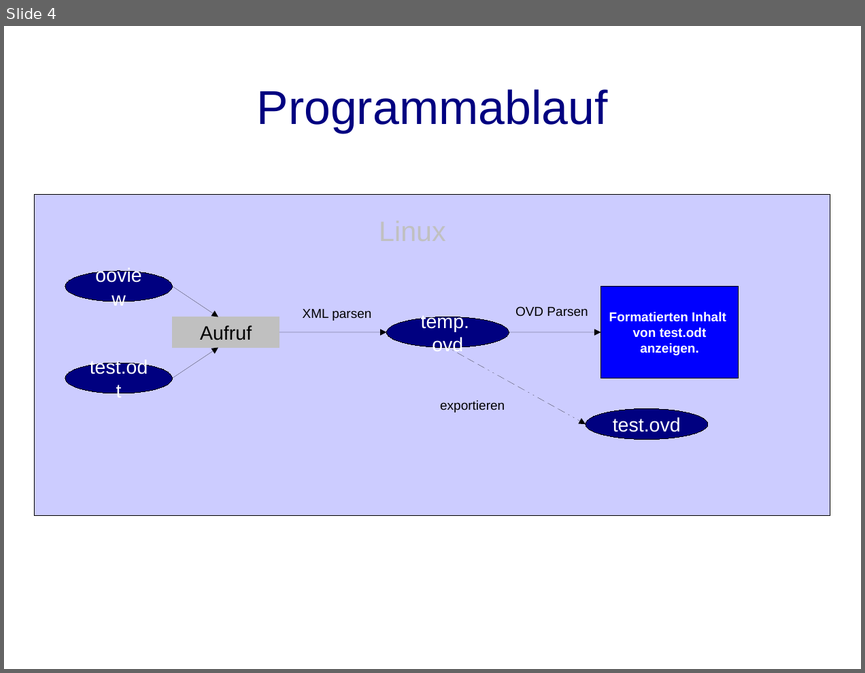
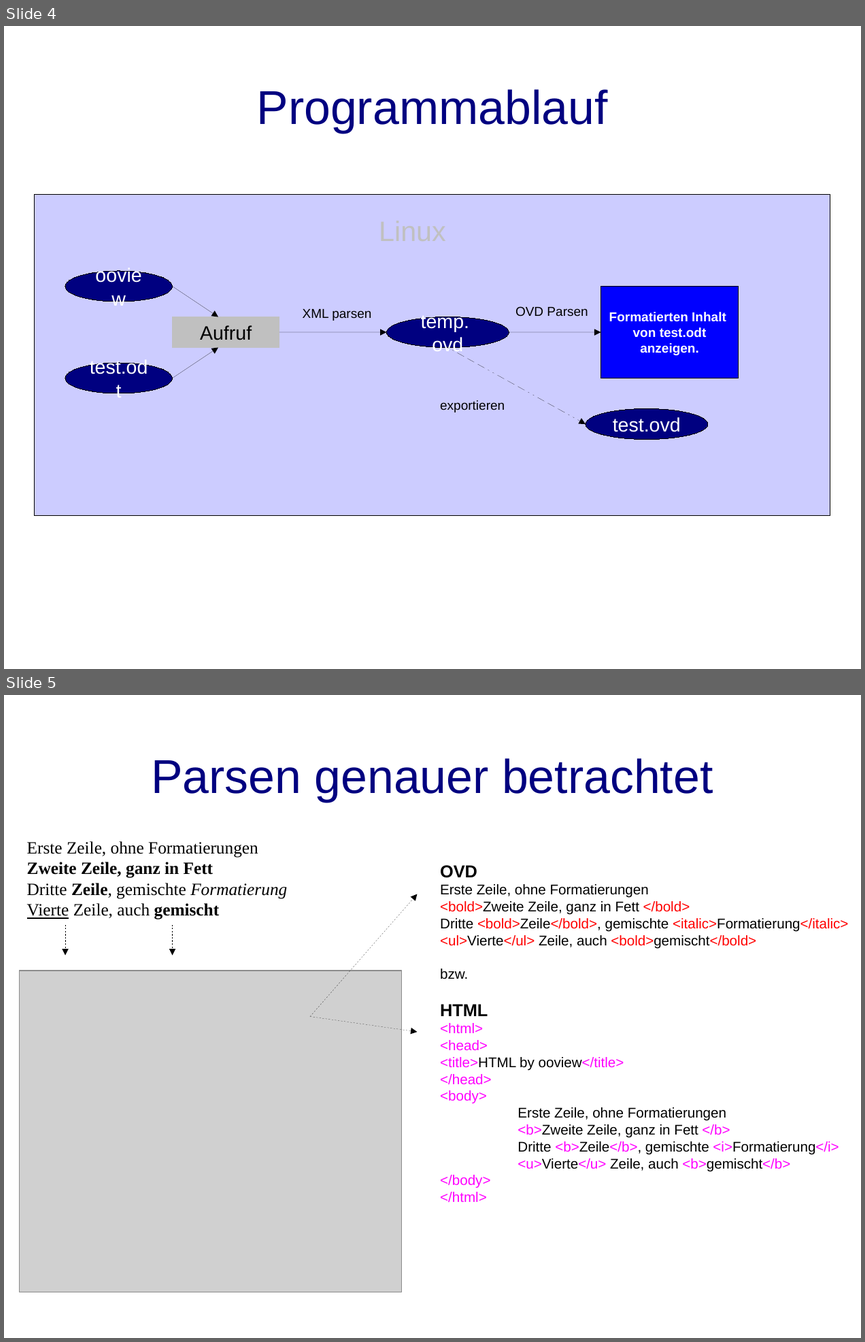
Before and after one commit to BackupTheBerlios/ooview-svn, a slide deck: trunk/docs/presentation.odp. Shown one above the other, each under a label of ours: slide 4 before the commit, slides 4 and 5 after it. The pictures are 865x673 and 865x1342 pixels, drawn with LibreOffice and Linux fonts; fonts in the diff are those of the drawing; grey boxes stand for pictures. Boxes give left, top, right and bottom in pixels: in the first picture for what was removed or moved away, otherwise in the second. Text is boxed around its words. In the diff, an @@ line names an element or a change of style, - is before the commit and + after.

```diff
--- a/trunk/docs/presentation.odp
+++ b/trunk/docs/presentation.odp
@@ slide 5 added at (4, 695, 861, 1338), background #FFFFFF @@
@@ title added at (151, 758, 713, 802), 44 pt, text #000080 @@
+Parsen genauer betrachtet
@@ text added at (27, 841, 287, 919), 16 pt, text #000000 @@
+Erste Zeile, ohne Formatierungen
+Zweite Zeile, ganz in Fett
+Dritte Zeile, gemischte Formatierung
+Vierte Zeile, auch gemischt
@@ text added at (440, 865, 848, 1202), 13 pt, text #000000 @@
+OVD
+Erste Zeile, ohne Formatierungen
+<bold>Zweite Zeile, ganz in Fett </bold>
+Dritte <bold>Zeile</bold>, gemischte <italic>Formatierung</italic>
+<ul>Vierte</ul> Zeile, auch <bold>gemischt</bold>
+bzw.
+HTML
+<html>
+<head>
+<title>HTML by ooview</title>
+</head>
+<body>
+Erste Zeile, ohne Formatierungen
+<b>Zweite Zeile, ganz in Fett </b>
+Dritte <b>Zeile</b>, gemischte <i>Formatierung</i>
+<u>Vierte</u> Zeile, auch <b>gemischt</b>
+</body>
+</html>
@@ arrow added from (310, 1016) to (417, 894), #000000 0 pt @@
@@ arrow added from (65, 924) to (65, 955), #000000 0 pt @@
@@ arrow added from (173, 924) to (173, 955), #000000 0 pt @@
@@ picture added at (20, 970, 402, 1291) @@
@@ arrow added from (310, 1016) to (417, 1032), #000000 0 pt @@
```
Also in this commit, not shown: 1 slide changed, 1 other slide added.
